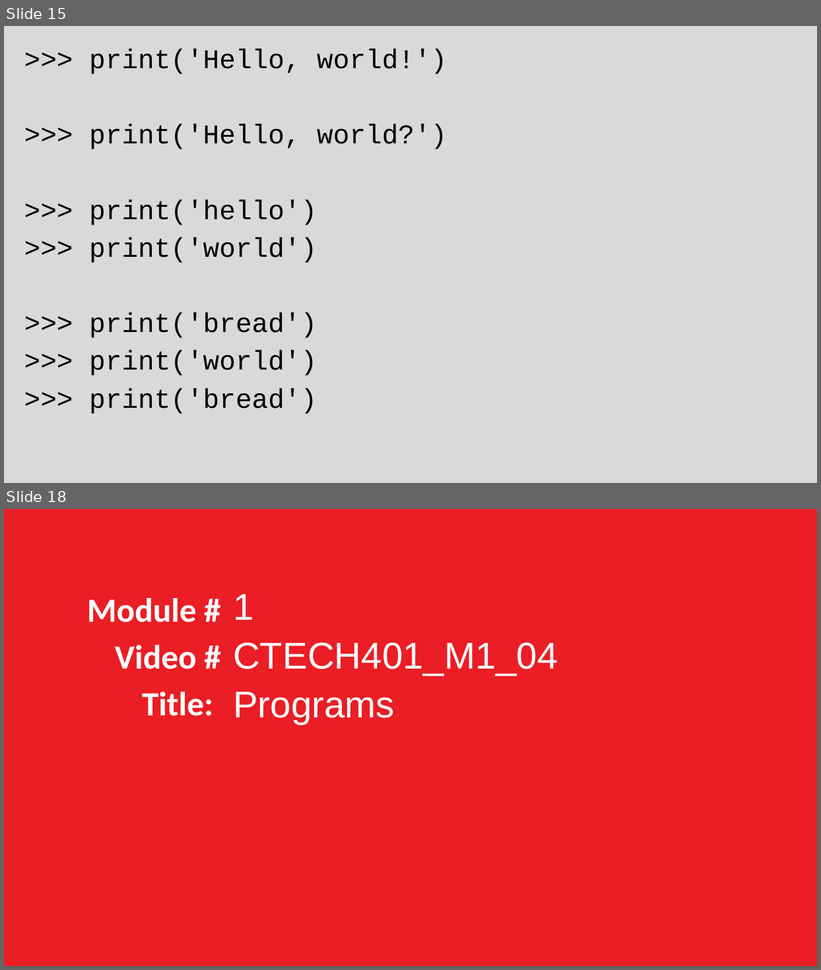
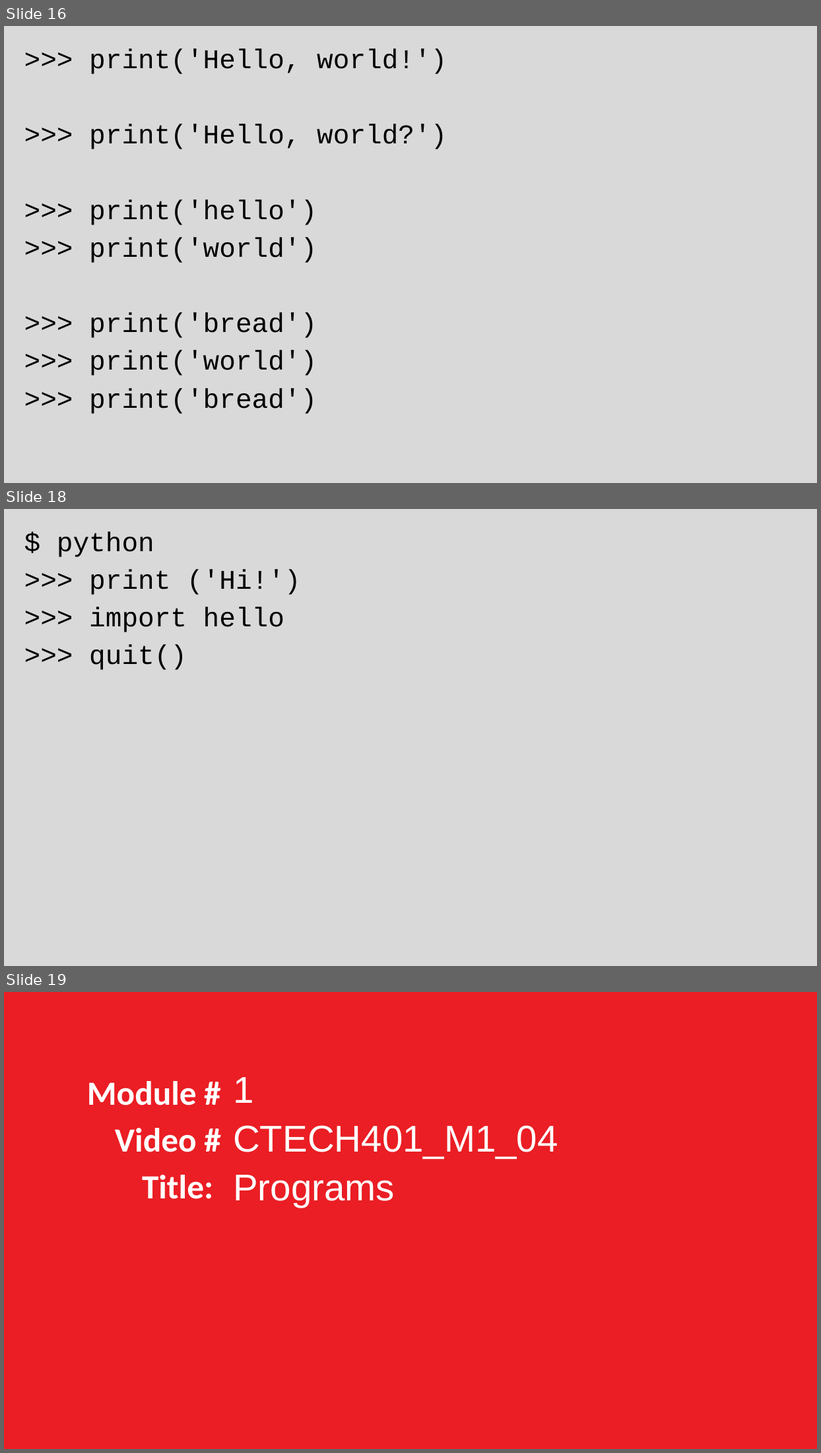
Before and after one commit to grimmelm/ctech404, a slide deck: ctech401/module_1/CTECH401 Module 1 - Hello World and Storing Data.pptx. Shown one above the other, each under a label of ours: slides 15 and 18 before the commit, slides 16, 18 and 19 after it; the slides between them are not shown. The pictures are 821x970 and 821x1453 pixels, drawn with LibreOffice and Linux fonts; fonts in the diff are those of the drawing. Boxes give left, top, right and bottom in pixels: in the first picture for what was removed or moved away, otherwise in the second. Text is boxed around its words. In the diff, an @@ line names an element or a change of style, - is before the commit and + after.

```diff
--- a/ctech401/module_1/CTECH401 Module 1 - Hello World and Storing Data.pptx
+++ b/ctech401/module_1/CTECH401 Module 1 - Hello World and Storing Data.pptx
@@ slide 18 added at (4,509,817,966), background #D9D9D9 @@
@@ text added at (57,531,300,670), 32 pt, text #000000 @@
+$ python
+>>> print ('Hi!')
+>>> import hello
+>>> quit()
@@ what was slide 15 is now slide 16 @@
@@ what was slide 18 is now slide 19 @@
```
Also in this commit, not shown: 10 slides changed, 7 other slides added, 2 slides removed, 2 other files.
